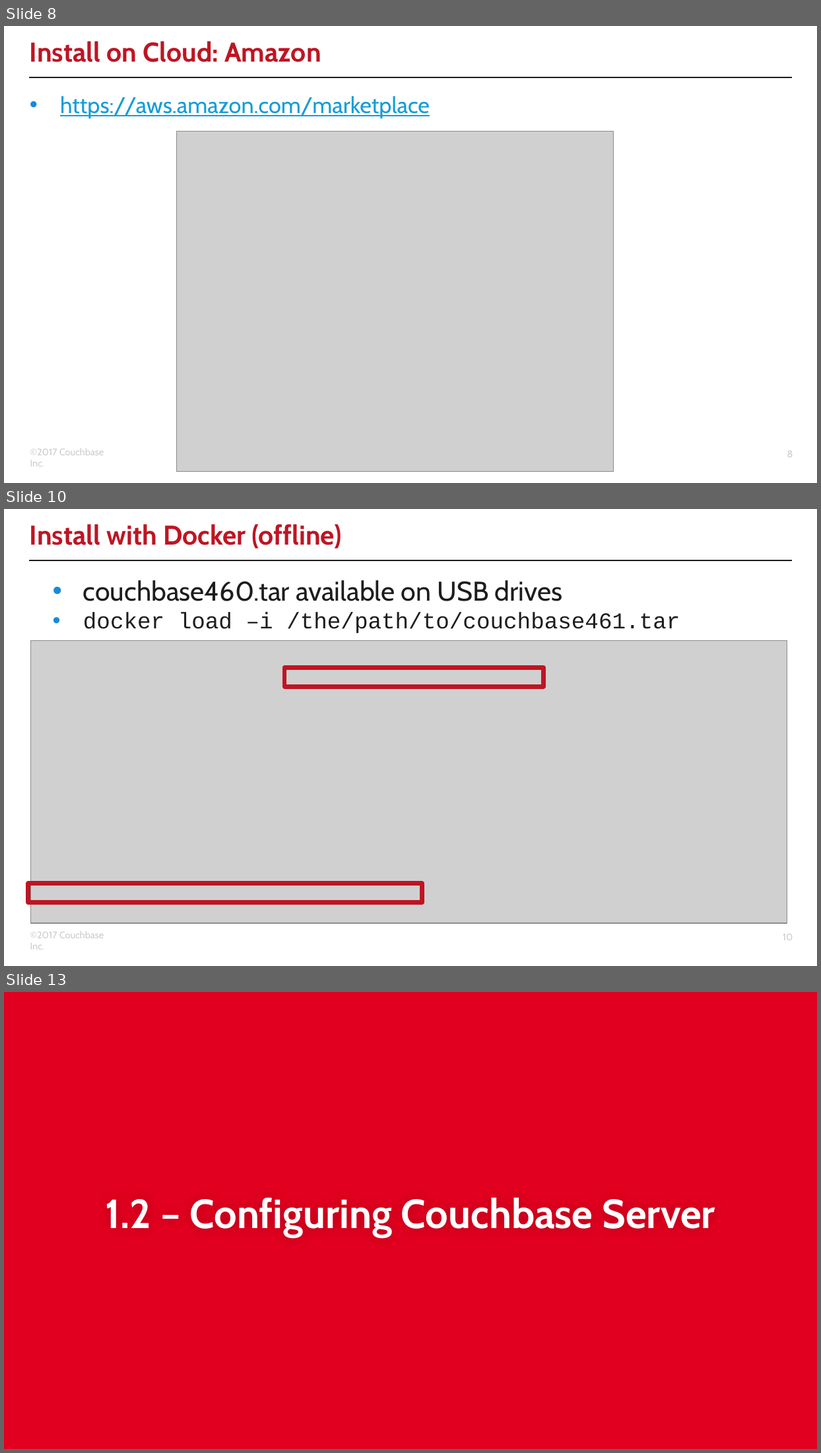
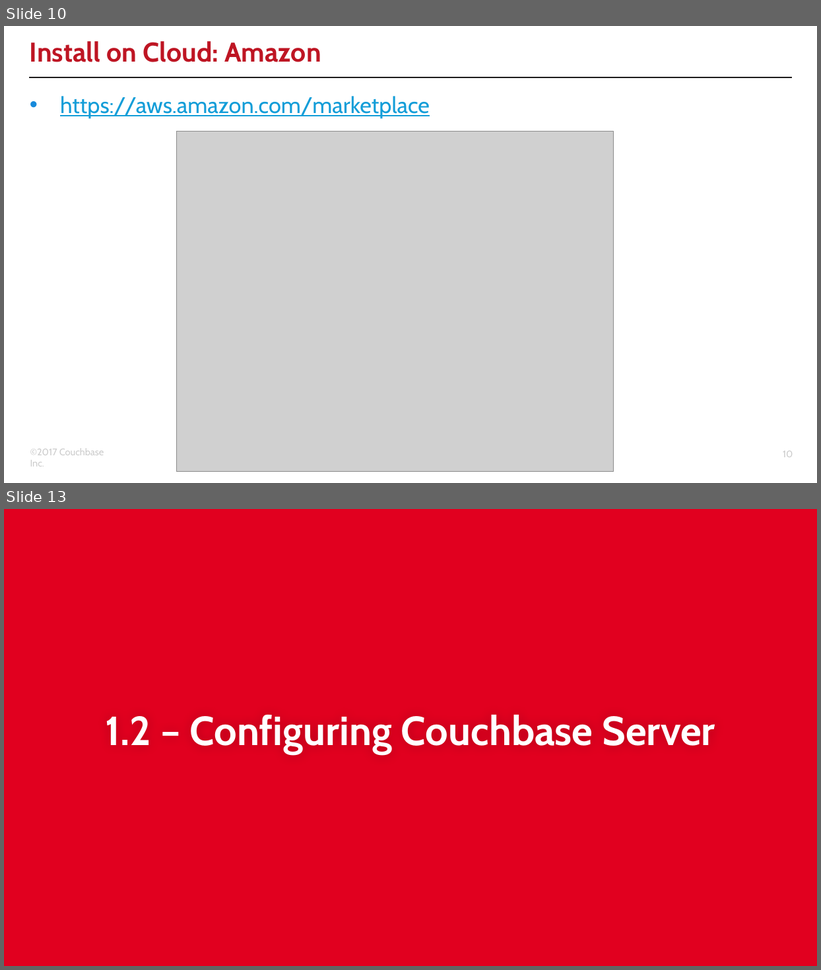
Before and after one commit to couchbaselabs/aspnet-nosql-workshop, a slide deck: 01/01.pptx. Shown one above the other, each under a label of ours: slides 8, 10 and 13 before the commit, slides 10 and 13 after it; the slides between them are not shown. The pictures are 821x1453 and 821x970 pixels, drawn with LibreOffice and Linux fonts; fonts in the diff are those of the drawing; grey boxes stand for pictures; background and template pictures are left out. Boxes give left, top, right and bottom in pixels: in the first picture for what was removed or moved away, otherwise in the second. Text is boxed around its words. In the diff, an @@ line names an element or a change of style, - is before the commit and + after.

Commit message:
tweaks for workshops part 1 and 2 - removed _workshop folders (confusing) - updated Couchbase SDK and added auth for Couchbase Server 5 - updated slide decks, with corresponding PDFs

```diff
--- a/01/01.pptx
+++ b/01/01.pptx
@@ slide 10 removed at <box>4,509,817,966</box>, background #FFFFFF; not listed: 3 template elements that a slide beside it also shows @@
@@ title removed at <box>30,524,342,549</box> @@
-Install with Docker (offline)
@@ text removed at <box>83,580,680,633</box> @@
-• couchbase460.tar available on USB drives
-• docker load –i /the/path/to/couchbase461.tar
@@ picture removed at <box>31,641,787,923</box> @@
@@ rectangle removed at <box>284,667,544,687</box> @@
@@ rectangle removed at <box>28,884,422,902</box> @@
@@ what was slide 8 is now slide 10 @@
@@ page number at <box>783,451,793,458</box>: text changed @@
-8
+10
```
Also in this commit, not shown: 10 slides changed, 4 slides added, 4 other slides removed, 18 other files.
